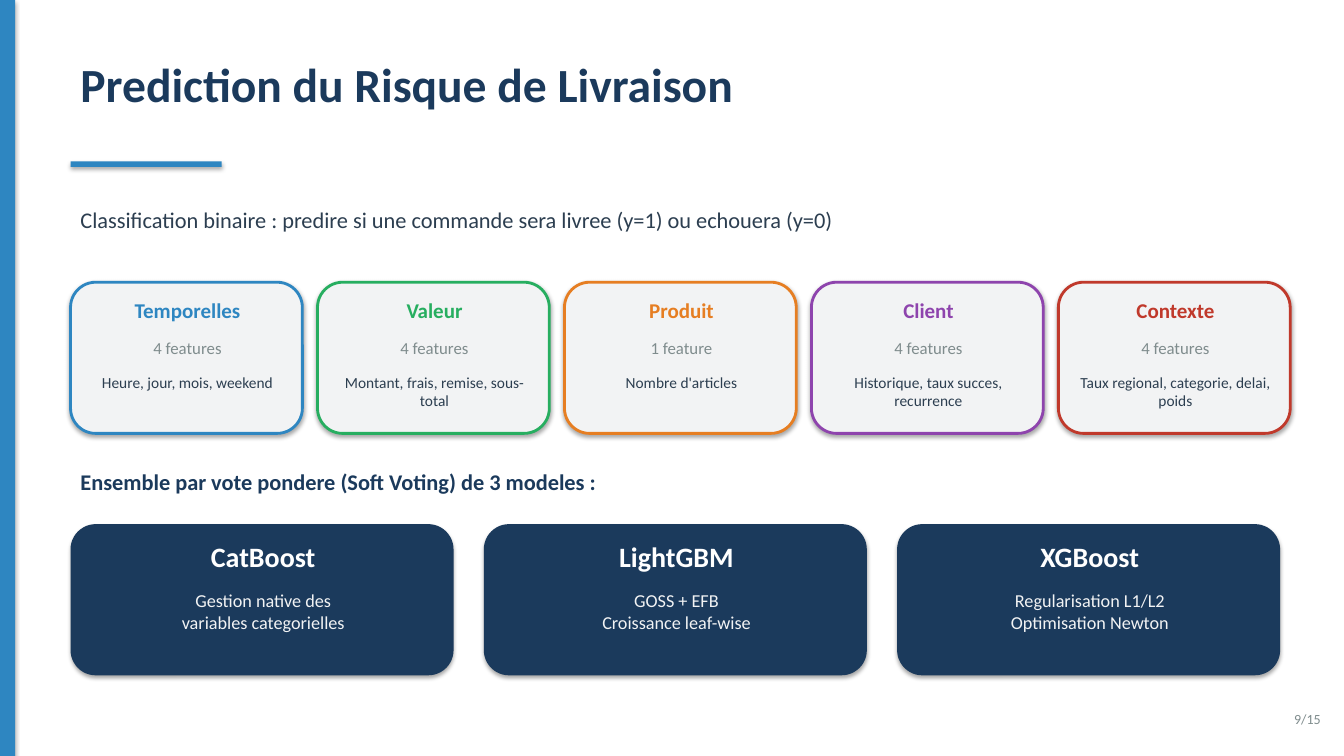
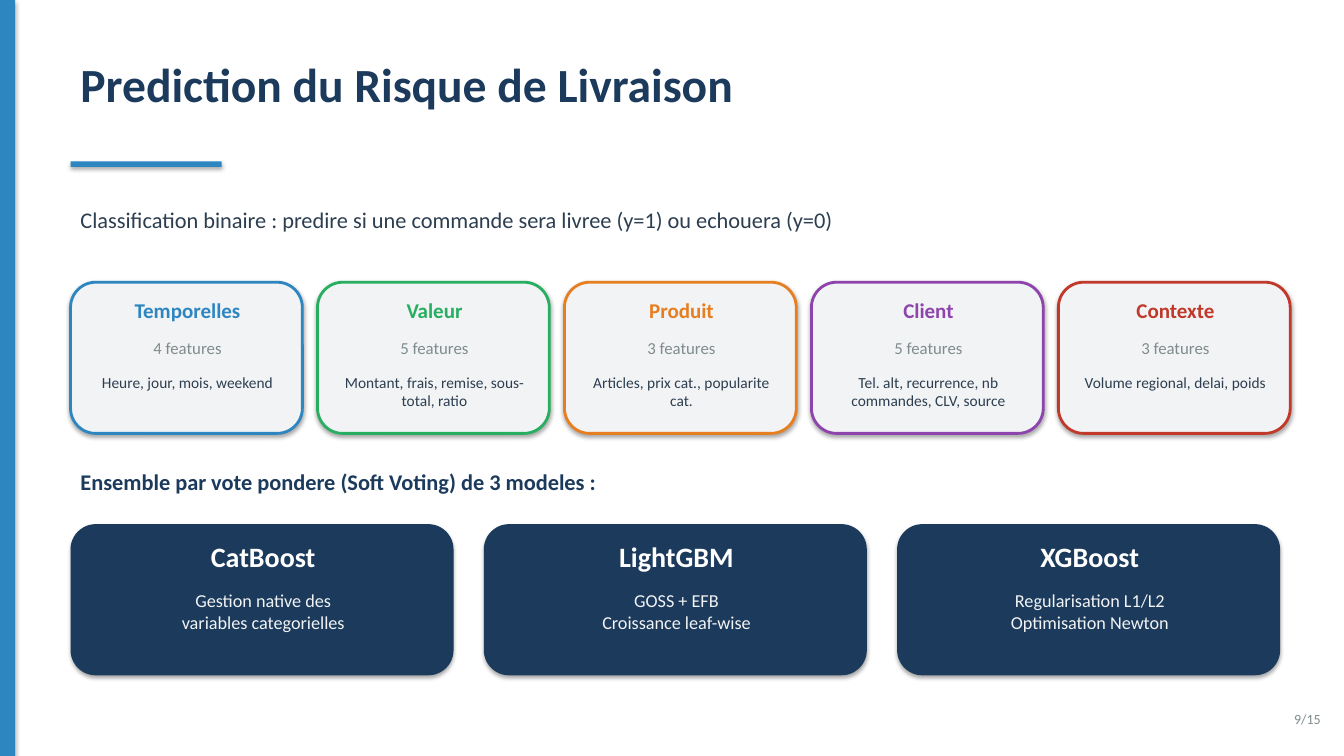
Before and after one commit to amine-dubs/COD-CRM, a slide deck: slide 9 of docs/presentation.pptx. Drawn at 1344x756 pixels with LibreOffice and Linux fonts; fonts in the diff are those of the drawing. Boxes give left, top, right and bottom in pixels: in the first picture for what was removed or moved away, otherwise in the second. Text is boxed around its words. In the diff, an @@ line names an element or a change of style, - is before the commit and + after.

```diff
--- a/docs/presentation.pptx
+++ b/docs/presentation.pptx
@@ text at box(400, 342, 469, 354): text changed @@
-4 features
+5 features
@@ text at box(647, 342, 716, 354): text changed @@
-1 feature
+3 features
@@ text at box(894, 342, 963, 354): text changed @@
-4 features
+5 features
@@ text at box(1141, 342, 1210, 354): text changed @@
-4 features
+3 features
@@ text at box(345, 377, 524, 408): text changed @@
-Montant, frais, remise, sous-total
+Montant, frais, remise, sous-total, ratio
@@ text at box(593, 377, 769, 406): text changed @@
-Nombre d'articles
+Articles, prix cat., popularite cat.
@@ text at box(851, 377, 1006, 408): text changed @@
-Historique, taux succes, recurrence
+Tel. alt, recurrence, nb commandes, CLV, source
@@ text at box(1085, 377, 1266, 391): text changed @@
-Taux regional, categorie, delai, poids
+Volume regional, delai, poids
```
Also in this commit, not shown: 3 other slides changed, 1 slide added, 1 slide removed, 9 other files.
